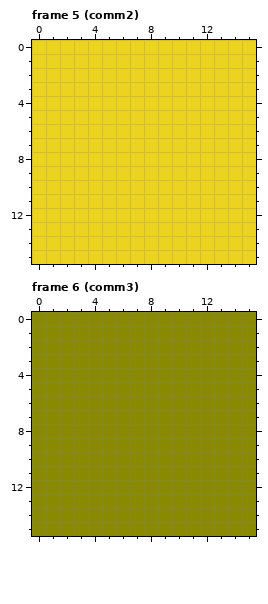
A pixel-art file gets an edit: assets/data/img/buildings.aseprite. Above is the file before it was changed.
16x16 pixels, 9 frames. Shown: frame 5 (comm2), frame 6 (comm3). The commit also changed other frames, which this record leaves out.
The same view after the edit:
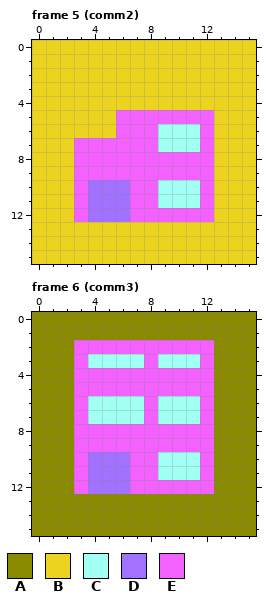
Palette (. is transparent): A #8a8a00  B #ebd320  C #a2fff3  D #a271ff  E #f361ff
Difference:
Frame 5 (comm2):
y 5: x 6..12 BBBBBBB -> EEEEEEE
y 6: x 6..12 BBBBBBB -> EEECCCE
y 7: x 3..12 BBBBBBBBBB -> EEEEEECCCE
y 8..9: x 3..12 BBBBBBBBBB -> EEEEEEEEEE
y 10..11: x 3..12 BBBBBBBBBB -> EDDDEECCCE
y 12: x 3..12 BBBBBBBBBB -> EDDDEEEEEE
Frame 6 (comm3):
y 2: x 3..12 AAAAAAAAAA -> EEEEEEEEEE
y 3: x 3..12 AAAAAAAAAA -> ECCCCECCCE
y 4..5: x 3..12 AAAAAAAAAA -> EEEEEEEEEE
y 6..7: x 3..12 AAAAAAAAAA -> ECCCCECCCE
y 8..9: x 3..12 AAAAAAAAAA -> EEEEEEEEEE
y 10..11: x 3..12 AAAAAAAAAA -> EDDDEECCCE
y 12: x 3..12 AAAAAAAAAA -> EDDDEEEEEE
Changed places in both pictures, as pixel boxes (x1, y1, x2, y2):
changed: (74, 110, 214, 222)
changed: (74, 340, 214, 494)
